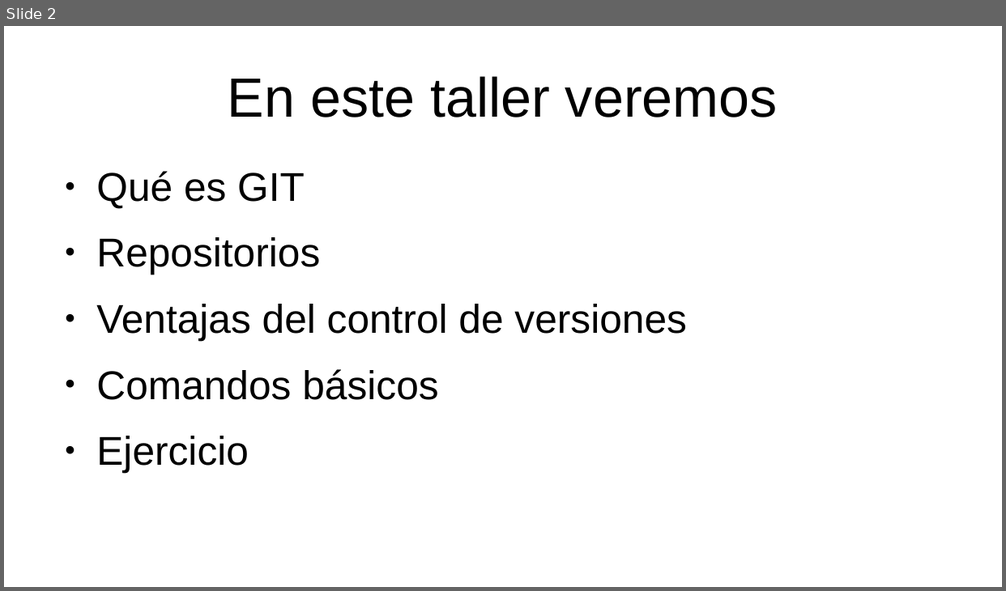
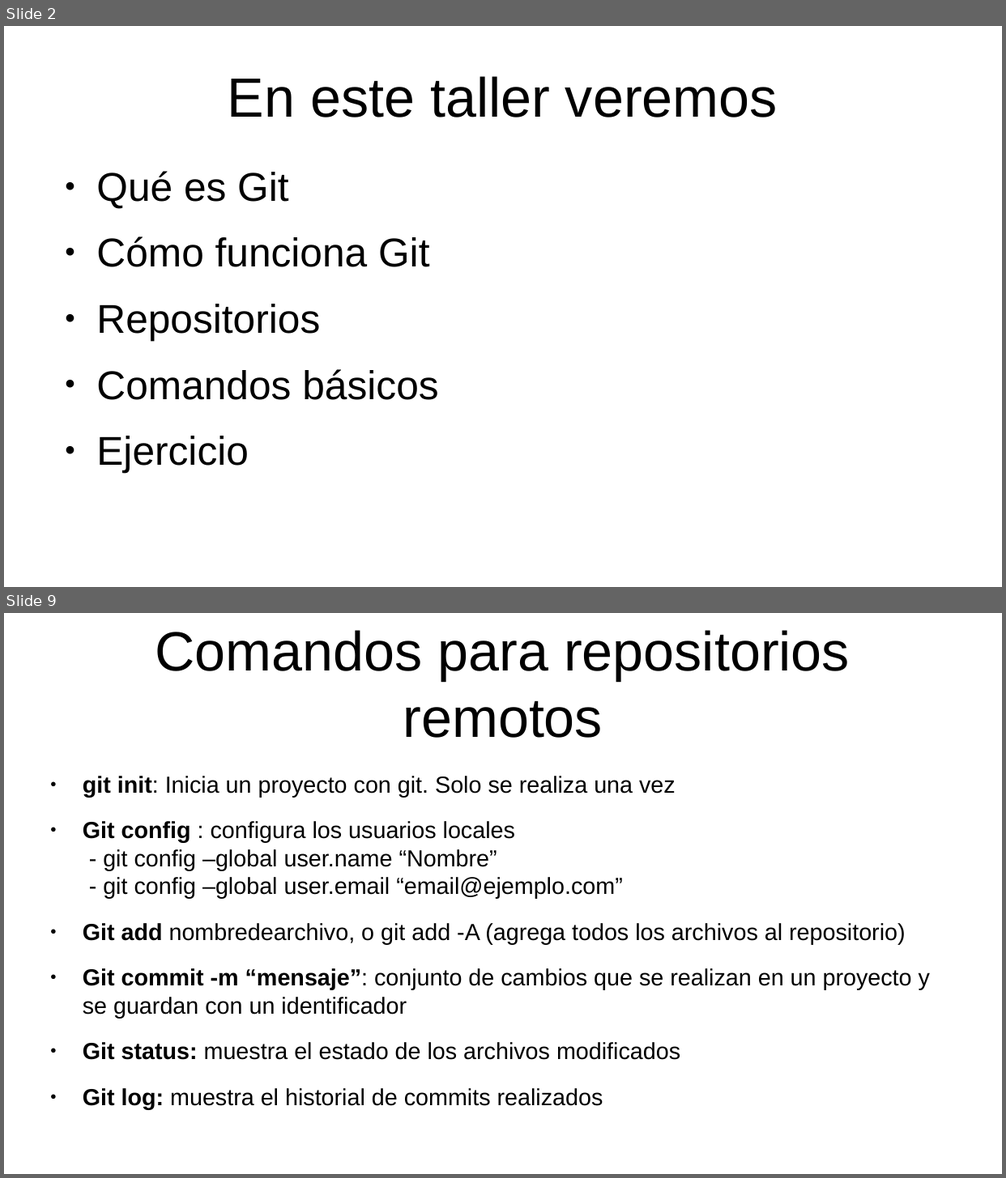
Before and after one commit to p4b10r/git-basico, a slide deck: TALLER GIT.odp. Shown one above the other, each under a label of ours: slide 2 before the commit, slides 2 and 9 after it; the slides between them are not shown. The pictures are 1006x591 and 1006x1178 pixels, drawn with LibreOffice and Linux fonts; fonts in the diff are those of the drawing. Boxes give left, top, right and bottom in pixels: in the first picture for what was removed or moved away, otherwise in the second. Text is boxed around its words. In the diff, an @@ line names an element or a change of style, - is before the commit and + after.

```diff
--- a/TALLER GIT.odp
+++ b/TALLER GIT.odp
@@ slide 9 added at [4, 613, 1002, 1174], background #FFFFFF @@
@@ title added at [155, 630, 850, 738], 44 pt, text #000000 @@
+Comandos para repositorios remotos
@@ text added at [83, 776, 930, 1110], 18.5 pt, text #000000 @@
+● git init: Inicia un proyecto con git. Solo se realiza una vez
+● Git config : configura los usuarios locales
+  - git config –global user.name “Nombre”
+  - git config –global user.email “email@ejemplo.com”
+● Git add nombredearchivo, o git add -A (agrega todos los archivos al repositorio)
+● Git commit -m “mensaje”: conjunto de cambios que se realizan en un proyecto y se guardan con un identificador
+● Git status: muestra el estado de los archivos modificados
+● Git log: muestra el historial de commits realizados
@@ slide 2 changed as well @@
@@ text at [96, 171, 429, 267]: text changed @@
-● Qué es GIT
+● Qué es Git
+● Cómo funciona Git
@@ text at [96, 304, 687, 340]: paragraph removed @@
-● Ventajas del control de versiones
```
Also in this commit, not shown: 1 other slide changed, 11 other slides added, 9 other files.
